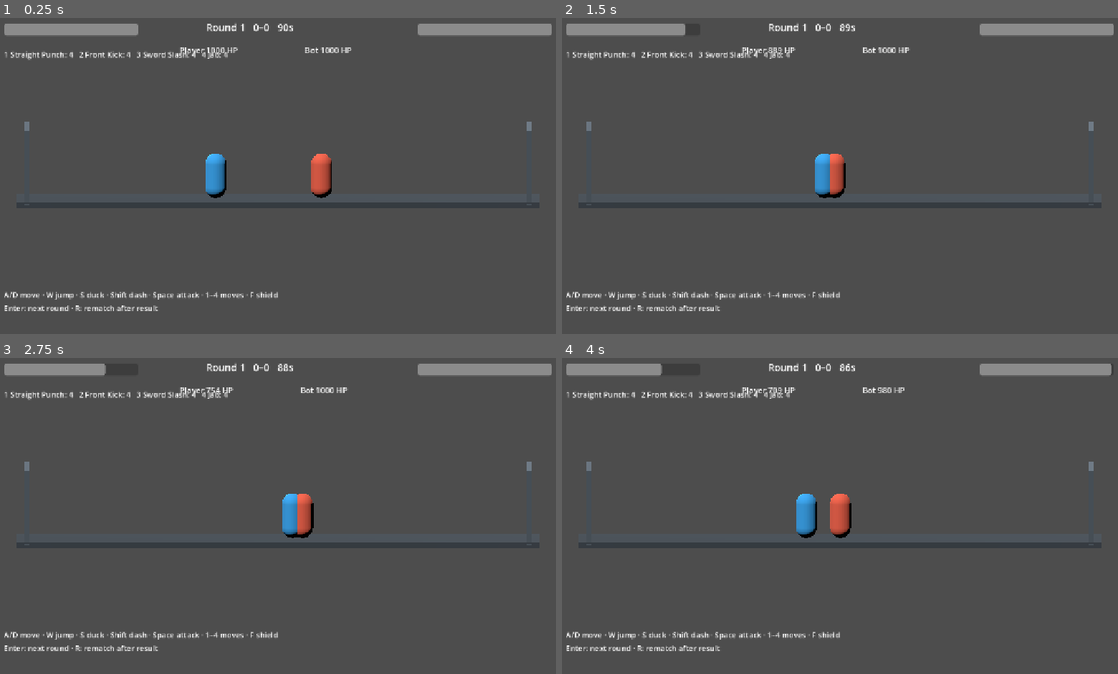
Above: before the commit, frames 1-4 (two rows, left to right).
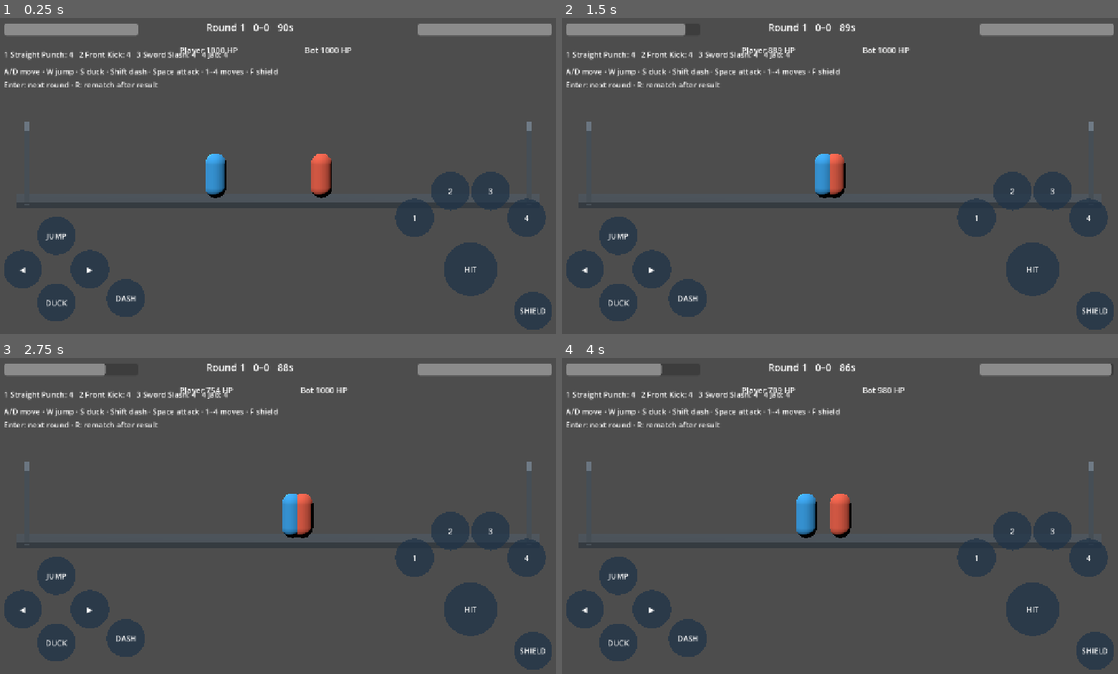
Above: after the commit, the same moments.

Repository: RedWaffle007/game-app
Game: Godot game, scene res://src/main.tscn
Same seed, same stepped clock (60 frames per second), same inputs: the game is played once before the commit and once after it.
Inputs (mouse positions are in pixels of both pictures, inside the frame that each line leads up to):
- Up to frame 1 (0.25 s): no input
- Up to frame 2 (1.5 s): tap Enter at 0.5, 0.6 s; move the mouse to (967, 157) at 0.52 s; hold D 0.53-1.25 s; click (967, 157) at 0.67 s; tap Space at 0.77 s; tap Keypad Enter at 0.8 s; drag from (723, 188) to (812, 236) at 1.27 s
- Up to frame 3 (2.75 s): move the mouse to (333, 443) at 2.02 s; hold D from 2.03 s (still down); tap Enter at 2.1 s; click (333, 443) at 2.17 s; tap Keypad Enter at 2.3 s
- Up to frame 4 (4 s): release D at 2.75 s; drag from (812, 576) to (667, 465) at 2.77 s; tap Space at 3.5, 3.77 s; move the mouse to (1012, 560) at 3.52 s; hold A from 3.53 s (still down); tap Shift at 3.6 s; click (1012, 560) at 3.67 s; tap Keypad Enter at 3.8 s

The runs differ from the first frame. In frame 1, 8.7% of the frame differs, in the area x 0-100%, y 15-99%; in frame 2, 8.7%; in frame 3, 8.7%; in frame 4, 8.7%.

Commit message:
Add multi-touch grey-box controls

Diff:
--- a/src/main.gd
+++ b/src/main.gd
@@ -2,6 +2,7 @@
 
 const CombatantStateScript := preload("res://src/sim/combatant_state.gd")
 const MatchSessionScript := preload("res://src/sim/match_session.gd")
+const TouchControlsScript := preload("res://src/ui/touch_controls.gd")
 const WORLD_SCALE := 0.01
 
 var catalog: FighterCatalog
@@ -16,6 +17,9 @@
 var round_label: Label
 var status_label: Label
 var moves_label: Label
+var help_label: Label
+var next_label: Label
+var touch
 var queued_action: Dictionary = {}
 var queued_jump := false
 var queued_dash := false
@@ -42,17 +46,37 @@
 
 
 func _physics_process(_delta: float) -> void:
-	if session == null or session.phase == "match_over":
+	if session == null:
 		return
-	if session.phase == "round_over":
+	var touch_press: Dictionary = touch.consume_presses()
+	if bool(touch_press["continue"]):
+		if session.phase == "round_over" and session.start_next_round():
+			touch.clear_all()
+			queued_action = {}
+			queued_jump = false
+			queued_dash = false
+			_sync_visuals()
+			_update_hud()
+			return
+		elif session.phase == "match_over":
+			_start_match()
+			return
+	if session.phase == "round_over" or session.phase == "match_over":
 		return
-	var direction := int(Input.is_key_pressed(KEY_D)) - int(Input.is_key_pressed(KEY_A))
+	var direction := clampi(int(Input.is_key_pressed(KEY_D)) - int(Input.is_key_pressed(KEY_A)) + touch.horizontal(), -1, 1)
+	var action: Dictionary = queued_action
+	if action.is_empty():
+		action = touch_press["action"]
+		if str(action.get("kind", "")) == "move_slot":
+			var slot: int = int(action["slot"])
+			var order: Array[String] = session.simulation.first.move_order
+			action = {"kind": "move", "id": order[slot]} if slot < order.size() else {}
 	var player_input := {
 		"horizontal": direction,
-		"duck": Input.is_key_pressed(KEY_S),
-		"jump": queued_jump,
-		"dash": queued_dash,
-		"action": queued_action,
+		"duck": Input.is_key_pressed(KEY_S) or touch.ducking(),
+		"jump": queued_jump or bool(touch_press["jump"]),
+		"dash": queued_dash or bool(touch_press["dash"]),
+		"action": action,
 	}
 	queued_jump = false
 	queued_dash = false
@@ -83,6 +107,10 @@
 					queued_action = {"kind": "move", "id": order[index]}
 		KEY_ENTER, KEY_KP_ENTER:
 			if session != null and session.start_next_round():
+				touch.clear_all()
+				queued_action = {}
+				queued_jump = false
+				queued_dash = false
 				_sync_visuals()
 				_update_hud()
 		KEY_R:
@@ -97,6 +125,8 @@
 	queued_action = {}
 	queued_jump = false
 	queued_dash = false
+	if touch != null:
+		touch.clear_all()
 	_sync_visuals()
 	_update_hud()
 
@@ -194,8 +224,40 @@
 	round_label = _label(root, Vector2(480, 18), 22)
 	status_label = _label(root, Vector2(420, 72), 18)
 	moves_label = _label(root, Vector2(28, 82), 17)
-	_label(root, Vector2(28, 620), 17).text = "A/D move · W jump · S duck · Shift dash · Space attack · 1–4 moves · F shield"
-	_label(root, Vector2(28, 650), 17).text = "Enter: next round · R: rematch after result"
+	help_label = _label(root, Vector2(28, 120), 17)
+	help_label.text = "A/D move · W jump · S duck · Shift dash · Space attack · 1–4 moves · F shield"
+	next_label = _label(root, Vector2(28, 150), 17)
+	next_label.text = "Enter: next round · R: rematch after result"
+	help_label.visible = not OS.has_feature("mobile")
+	next_label.visible = not OS.has_feature("mobile")
+	touch = TouchControlsScript.new()
+	root.add_child(touch)
+	touch.set_anchors_preset(Control.PRESET_FULL_RECT)
+	touch.mouse_filter = Control.MOUSE_FILTER_IGNORE
+	get_viewport().size_changed.connect(_refresh_touch_layout)
+	_refresh_touch_layout()
+
+
+func _refresh_touch_layout() -> void:
+	var view_size: Vector2 = get_viewport().get_visible_rect().size
+	var screen_size: Vector2i = DisplayServer.screen_get_size()
+	var display_safe: Rect2i = DisplayServer.get_display_safe_area()
+	var safe := Rect2(Vector2.ZERO, view_size)
+	if screen_size.x > 0 and screen_size.y > 0 and display_safe.size.x > 0 and display_safe.size.y > 0:
+		var ratio := view_size / Vector2(screen_size)
+		safe = Rect2(Vector2(display_safe.position) * ratio, Vector2(display_safe.size) * ratio)
+		safe = safe.intersection(Rect2(Vector2.ZERO, view_size))
+	var scale := minf(safe.size.x / 1280.0, safe.size.y / 720.0)
+	player_health.position = safe.position + Vector2(28, 25) * scale
+	bot_health.position = Vector2(safe.end.x - 328 * scale, safe.position.y + 25 * scale)
+	player_health.size = Vector2(300, 27) * scale
+	bot_health.size = Vector2(300, 27) * scale
+	round_label.position = Vector2(safe.get_center().x - 160 * scale, safe.position.y + 18 * scale)
+	status_label.position = Vector2(safe.get_center().x - 220 * scale, safe.position.y + 72 * scale)
+	moves_label.position = safe.position + Vector2(28, 82) * scale
+	help_label.position = safe.position + Vector2(28, 120) * scale
+	next_label.position = safe.position + Vector2(28, 150) * scale
+	touch.configure(view_size, safe)
 
 
 func _health_bar(parent: Control, pos: Vector2) -> ProgressBar:
@@ -250,3 +312,10 @@
 		var move_id: String = player.move_order[index]
 		move_lines += "%d %s: %d   " % [index + 1, catalog.moves[move_id]["name"], player.moves[move_id]["charges"]]
 	moves_label.text = move_lines
+	if touch != null:
+		if session.phase == "round_over":
+			touch.set_continue_mode("NEXT")
+		elif session.phase == "match_over":
+			touch.set_continue_mode("REMATCH")
+		else:
+			touch.set_continue_mode("")
--- /dev/null
+++ b/src/ui/touch_controls.gd
@@ -0,0 +1,179 @@
+class_name TouchControls
+extends Control
+
+var slots: Dictionary = {}
+var labels: Dictionary = {}
+var fingers: Dictionary = {}
+var continue_mode := ""
+var pressed_jump := false
+var pressed_dash := false
+var pressed_continue := false
+var pressed_action: Dictionary = {}
+
+
+func configure(view_size: Vector2, safe_area: Rect2) -> void:
+	var bounds := safe_area.intersection(Rect2(Vector2.ZERO, view_size))
+	if bounds.size.x <= 0 or bounds.size.y <= 0:
+		bounds = Rect2(Vector2.ZERO, view_size)
+	var scale := minf(bounds.size.x / 1280.0, bounds.size.y / 720.0)
+	var left := bounds.position.x
+	var right := bounds.end.x
+	var bottom := bounds.end.y
+	var pad := Vector2(left + 145 * scale, bottom - 145 * scale)
+	var attack := Vector2(right - 210 * scale, bottom - 145 * scale)
+	slots = {
+		"left": _slot(pad + Vector2(-75, 0) * scale, 43 * scale, "◀"),
+		"right": _slot(pad + Vector2(75, 0) * scale, 43 * scale, "▶"),
+		"up": _slot(pad + Vector2(0, -75) * scale, 43 * scale, "JUMP"),
+		"down": _slot(pad + Vector2(0, 75) * scale, 43 * scale, "DUCK"),
+		"dash": _slot(pad + Vector2(155, 65) * scale, 43 * scale, "DASH"),
+		"basic": _slot(attack, 60 * scale, "HIT"),
+		"shield": _slot(attack + Vector2(140, 93) * scale, 43 * scale, "SHIELD"),
+		"move_0": _slot(attack + Vector2(-125, -115) * scale, 43 * scale, "1"),
+		"move_1": _slot(attack + Vector2(-45, -175) * scale, 43 * scale, "2"),
+		"move_2": _slot(attack + Vector2(45, -175) * scale, 43 * scale, "3"),
+		"move_3": _slot(attack + Vector2(125, -115) * scale, 43 * scale, "4"),
+		"continue": _slot(bounds.get_center(), 84 * scale, continue_mode),
+	}
+	for slot_name: String in slots:
+		if not labels.has(slot_name):
+			var label := Label.new()
+			label.horizontal_alignment = HORIZONTAL_ALIGNMENT_CENTER
+			label.vertical_alignment = VERTICAL_ALIGNMENT_CENTER
+			label.mouse_filter = Control.MOUSE_FILTER_IGNORE
+			add_child(label)
+			labels[slot_name] = label
+		var label: Label = labels[slot_name]
+		var slot: Dictionary = slots[slot_name]
+		var radius: float = slot["radius"]
+		label.position = slot["center"] - Vector2(radius, radius)
+		label.size = Vector2(radius * 2, radius * 2)
+		label.text = slot["caption"]
+		label.add_theme_font_size_override("font_size", maxi(11, int(17 * scale)))
+		label.visible = slot_name == "continue" if continue_mode != "" else slot_name != "continue"
+	queue_redraw()
+
+
+func set_continue_mode(mode: String) -> void:
+	if continue_mode == mode:
+		return
+	continue_mode = mode
+	if slots.has("continue"):
+		slots["continue"]["caption"] = mode
+		labels["continue"].text = mode
+	for slot_name: String in labels:
+		labels[slot_name].visible = slot_name == "continue" if mode != "" else slot_name != "continue"
+	queue_redraw()
+
+
+func horizontal() -> int:
+	var direction := 0
+	for slot_name: String in fingers.values():
+		if slot_name == "left":
+			direction -= 1
+		elif slot_name == "right":
+			direction += 1
+	return clampi(direction, -1, 1)
+
+
+func ducking() -> bool:
+	return fingers.values().has("down")
+
+
+func consume_presses() -> Dictionary:
+	var result := {
+		"jump": pressed_jump,
+		"dash": pressed_dash,
+		"continue": pressed_continue,
+		"action": pressed_action.duplicate(true),
+	}
+	pressed_jump = false
+	pressed_dash = false
+	pressed_continue = false
+	pressed_action = {}
+	return result
+
+
+func clear_all() -> void:
+	fingers.clear()
+	consume_presses()
+	queue_redraw()
+
+
+func press_at(finger: int, position_in_view: Vector2) -> void:
+	var slot_name := _slot_at(position_in_view)
+	fingers[finger] = slot_name
+	_queue_press(slot_name)
+	queue_redraw()
+
+
+func drag_to(finger: int, position_in_view: Vector2) -> void:
+	if not fingers.has(finger):
+		return
+	var slot_name := _slot_at(position_in_view)
+	if fingers[finger] != slot_name:
+		fingers[finger] = slot_name
+		_queue_press(slot_name)
+		queue_redraw()
+
+
+func release(finger: int) -> void:
+	fingers.erase(finger)
+	queue_redraw()
+
+
+func _input(event: InputEvent) -> void:
+	if event is InputEventScreenTouch:
+		if event.pressed:
+			press_at(event.index, event.position)
+		else:
+			release(event.index)
+	elif event is InputEventScreenDrag:
+		drag_to(event.index, event.position)
+	elif not OS.has_feature("mobile") and event is InputEventMouseButton and event.button_index == MOUSE_BUTTON_LEFT:
+		if event.pressed:
+			press_at(-1, event.position)
+		else:
+			release(-1)
+	elif not OS.has_feature("mobile") and event is InputEventMouseMotion and event.button_mask & MOUSE_BUTTON_MASK_LEFT:
+		drag_to(-1, event.position)
+
+
+func _draw() -> void:
+	for slot_name: String in slots:
+		if (slot_name == "continue") != (continue_mode != ""):
+			continue
+		var slot: Dictionary = slots[slot_name]
+		var active := fingers.values().has(slot_name)
+		var color := Color(0.22, 0.59, 0.85, 0.85) if active else Color(0.12, 0.2, 0.28, 0.72)
+		draw_circle(slot["center"], slot["radius"], color)
+
+
+func _slot(center: Vector2, radius: float, caption: String) -> Dictionary:
+	return {"center": center, "radius": radius, "caption": caption}
+
+
+func _slot_at(point: Vector2) -> String:
+	for slot_name: String in slots:
+		if (slot_name == "continue") != (continue_mode != ""):
+			continue
+		var slot: Dictionary = slots[slot_name]
+		if point.distance_squared_to(slot["center"]) <= slot["radius"] * slot["radius"]:
+			return slot_name
+	return ""
+
+
+func _queue_press(slot_name: String) -> void:
+	match slot_name:
+		"up":
+			pressed_jump = true
+		"dash":
+			pressed_dash = true
+		"basic":
+			pressed_action = {"kind": "basic"}
+		"shield":
+			pressed_action = {"kind": "shield"}
+		"continue":
+			pressed_continue = true
+		"move_0", "move_1", "move_2", "move_3":
+			pressed_action = {"kind": "move_slot", "slot": int(slot_name.right(1))}
--- a/tests/test_runner.gd
+++ b/tests/test_runner.gd
@@ -5,6 +5,7 @@
 const MovementRulesScript := preload("res://src/sim/movement_rules.gd")
 const MatchSimulationScript := preload("res://src/sim/match_simulation.gd")
 const MatchSessionScript := preload("res://src/sim/match_session.gd")
+const TouchControlsScript := preload("res://src/ui/touch_controls.gd")
 
 var catalog: FighterCatalog
 var validator: BuildValidator
@@ -35,6 +36,7 @@
 	_test_match_ticks_and_buffer()
 	_test_hit_stop()
 	_test_match_session()
+	_test_touch_controls()
 	_test_example_builds_and_simulation()
 	if failures == 0:
 		print("PASS: %d checks" % checks)
@@ -795,6 +797,55 @@
 	_expect(session.start_next_round() and first.hp == GameConfig.MAX_HP and second.hp == GameConfig.MAX_HP, "drawn round resets both fighters")
 
 
+func _test_touch_controls() -> void:
+	var controls := TouchControlsScript.new()
+	var safe := Rect2(50, 30, 1180, 660)
+	controls.configure(Vector2(1280, 720), safe)
+	for slot_name: String in controls.slots:
+		var slot: Dictionary = controls.slots[slot_name]
+		var center: Vector2 = slot["center"]
+		var radius: float = slot["radius"]
+		_expect(center.x - radius >= safe.position.x and center.x + radius <= safe.end.x and center.y - radius >= safe.position.y and center.y + radius <= safe.end.y, "%s touch target stays inside safe area" % slot_name)
+	controls.press_at(1, controls.slots["left"]["center"])
+	controls.press_at(2, controls.slots["basic"]["center"])
+	var pressed: Dictionary = controls.consume_presses()
+	_expect(controls.horizontal() == -1 and pressed["action"]["kind"] == "basic", "one finger moves while another presses basic attack")
+	_expect(controls.consume_presses()["action"].is_empty() and controls.horizontal() == -1, "button press is one-shot while movement remains held")
+	controls.drag_to(1, controls.slots["right"]["center"])
+	_expect(controls.horizontal() == 1, "dragging across the pad changes held direction")
+	controls.release(1)
+	controls.release(2)
+	_expect(controls.horizontal() == 0, "lifting movement finger stops walking")
+	controls.press_at(3, controls.slots["move_2"]["center"])
+	controls.press_at(4, controls.slots["down"]["center"])
+	pressed = controls.consume_presses()
+	_expect(pressed["action"]["kind"] == "move_slot" and pressed["action"]["slot"] == 2 and controls.ducking(), "move buttons and duck can use separate fingers")
+	controls.release(3)
+	controls.release(4)
+	controls.press_at(5, controls.slots["up"]["center"])
+	controls.press_at(6, controls.slots["dash"]["center"])
+	pressed = controls.consume_presses()
+	_expect(pressed["jump"] and pressed["dash"], "jump and dash touch presses are captured together")
+	controls.clear_all()
+	controls.set_continue_mode("NEXT")
+	controls.press_at(7, controls.slots["basic"]["center"])
+	_expect(controls.consume_presses()["action"].is_empty(), "combat buttons are inactive on a round result")
+	controls.press_at(8, controls.slots["continue"]["center"])
+	_expect(controls.consume_presses()["continue"], "result screen has a touch next-round button")
+	controls.set_continue_mode("")
+	controls.clear_all()
+	var screen_touch := InputEventScreenTouch.new()
+	screen_touch.index = 9
+	screen_touch.position = controls.slots["shield"]["center"]
+	screen_touch.pressed = true
+	controls._input(screen_touch)
+	_expect(controls.consume_presses()["action"]["kind"] == "shield", "Godot screen-touch events reach the shield control")
+	screen_touch.pressed = false
+	controls._input(screen_touch)
+	_expect(controls.fingers.is_empty(), "screen-touch release clears the held finger")
+	controls.free()
+
+
 func _test_example_builds_and_simulation() -> void:
 	var file := FileAccess.open("res://data/example_builds.json", FileAccess.READ)
 	var builds: Dictionary = JSON.parse_string(file.get_as_text())
Not shown, changed: README.md
